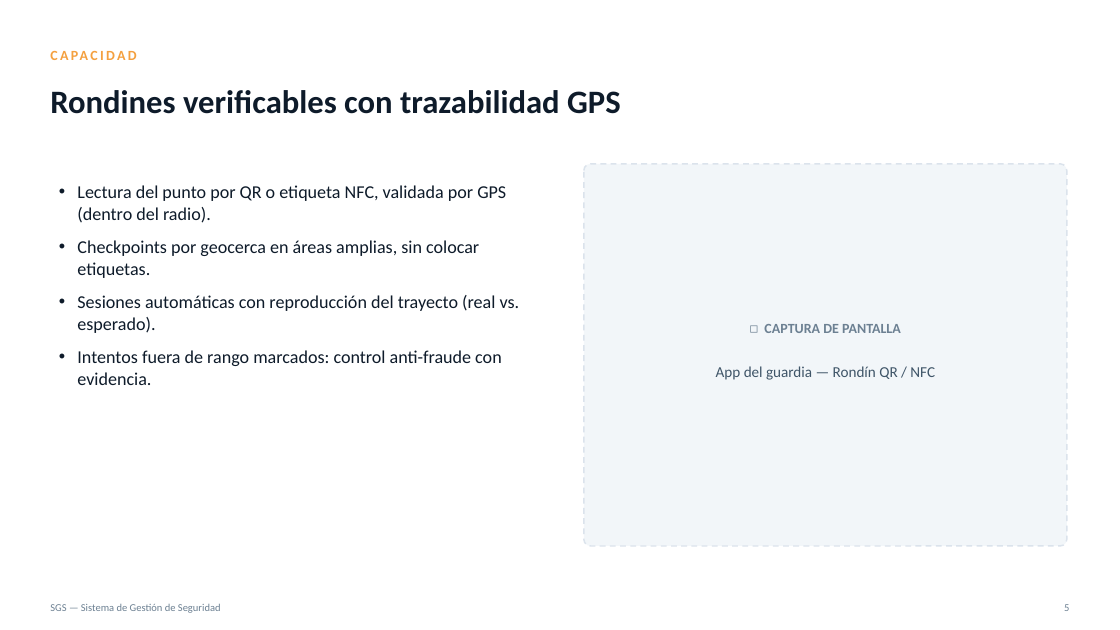
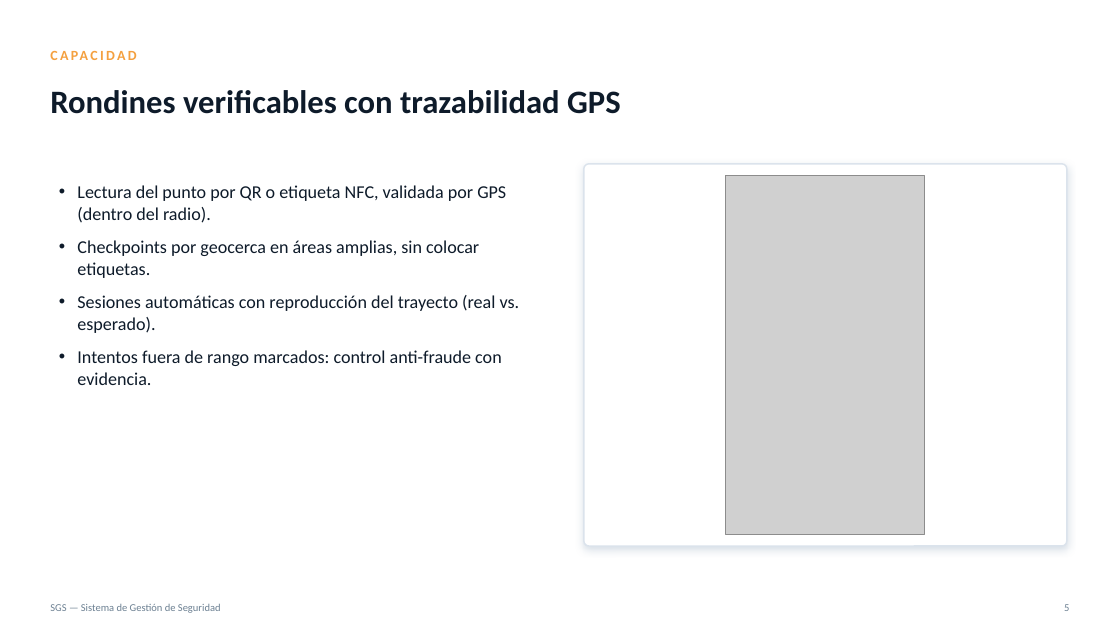
Before and after one commit to jorgeronc/SGS, a slide deck: slide 5 of docs/venta/SGS-Presentacion.pptx. Drawn at 1120x630 pixels with LibreOffice and Linux fonts; fonts in the diff are those of the drawing; grey boxes stand for pictures. Boxes give left, top, right and bottom in pixels: in the first picture for what was removed or moved away, otherwise in the second. Text is boxed around its words. In the diff, an @@ line names an element or a change of style, - is before the commit and + after.

```diff
--- a/docs/venta/SGS-Presentacion.pptx
+++ b/docs/venta/SGS-Presentacion.pptx
@@ rounded rectangle at (x1=584, y1=164, x2=1067, y2=546): fill #F2F6F9 to #FFFFFF; outline #DBE3EC 1.25 pt dashed to #DBE3EC 1.25 pt; shadow on; proportions changed @@
@@ picture added at (x1=726, y1=176, x2=925, y2=534) @@
@@ text removed at (x1=764, y1=324, x2=901, y2=333) @@
-◻ CAPTURA DE PANTALLA
@@ text removed at (x1=716, y1=366, x2=935, y2=380) @@
-App del guardia — Rondín QR / NFC
```
Also in this commit, not shown: 4 other slides changed, 6 other files.
